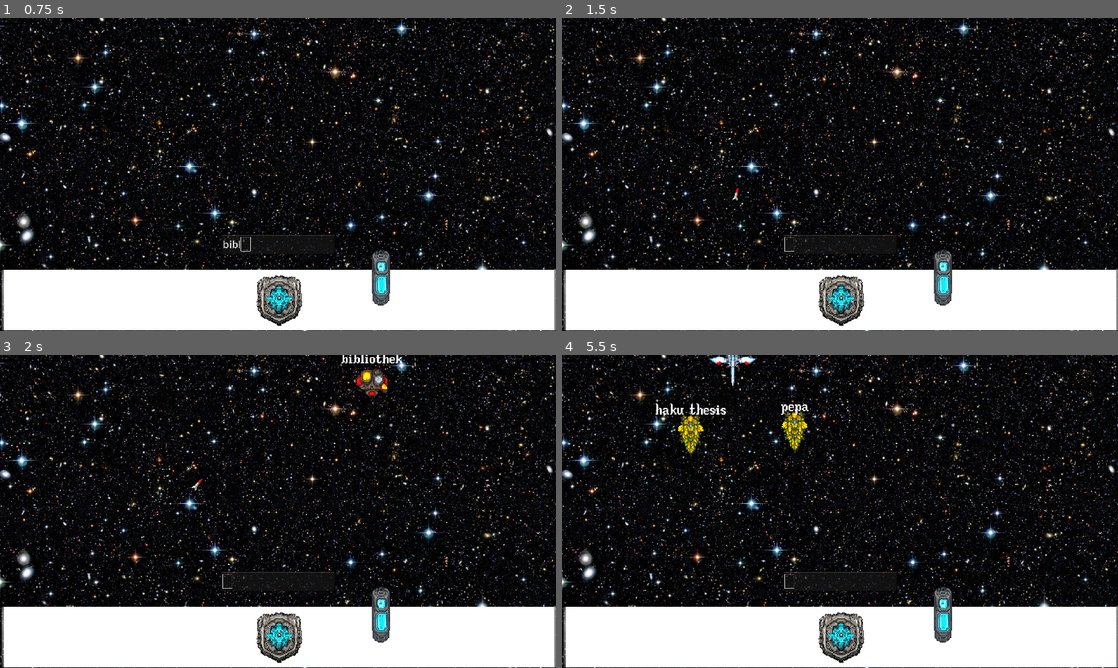
Above: before the commit, frames 1-4 (two rows, left to right).
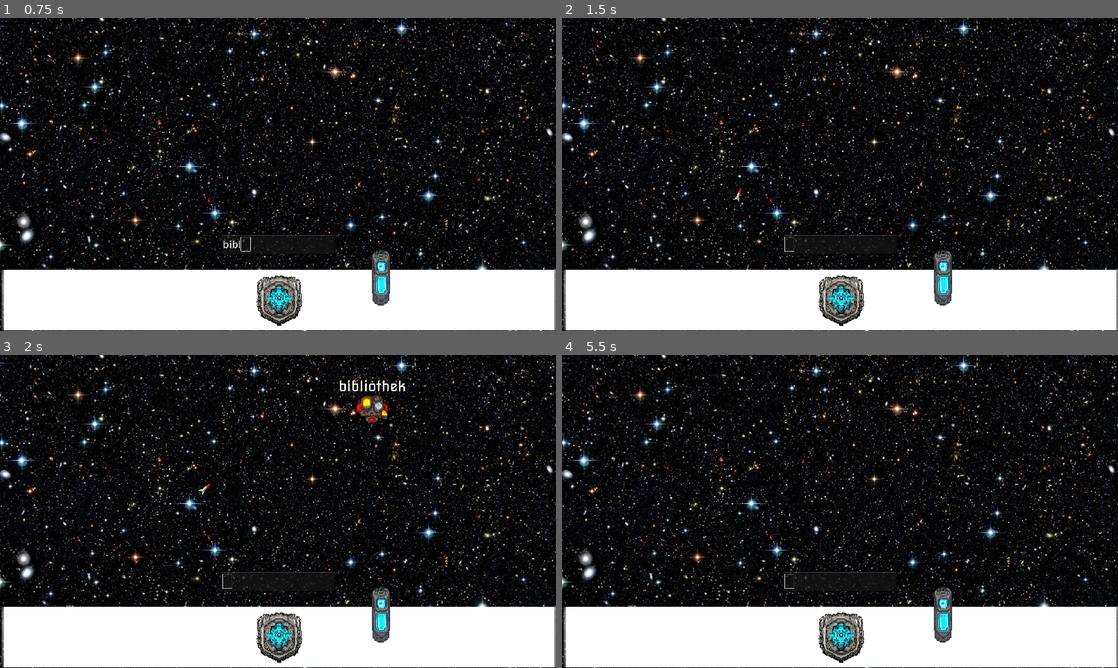
Above: after the commit, the same moments.

Repository: HephaistosForge/LinguaCaelestia
Game: Godot game, scene res://levels/main.tscn
The game is run twice, just before and just after one commit, with the same random seed, the same clock (stepped at 60 frames per second) and the same inputs.
Inputs (mouse positions are in pixels of both pictures, inside the frame that each line leads up to):
- Up to frame 1 (0.75 s): click (278, 243) at 0.52 s; type "bibliothek" at 0.6 s
- Up to frame 2 (1.5 s): no input
- Up to frame 3 (2 s): no input
- Up to frame 4 (5.5 s): no input

Frame 1 is identical in both runs. In frame 2, less than 0.1% of the frame differs, in the area x 30-33%, y 54-72%; in frame 3, 1.0%; in frame 4, 1.3%, in the area x 16-45%, y 0-33%.

Commit message:
Everyone shoots now

Diff:
--- a/controller/game_controller.gd
+++ b/controller/game_controller.gd
@@ -39,7 +39,7 @@
 	var cruiser = _random_enemy()
 	target_occupants[empty_index] = cruiser
 	cruiser.index = empty_index
-	cruiser.position = target_pos * Vector2(0, 500)
+	cruiser.position = target_pos * Vector2(0, 300)
 	cruiser.target_position = target_pos
 	add_child(cruiser)
 	cruiser.connect("enemy_typed_label", _player_launch_rocket_at)
--- a/controller/game_controller.tscn
+++ b/controller/game_controller.tscn
@@ -7,6 +7,7 @@
 script = ExtResource("1_tkqja")
 
 [node name="EnemySpawnTimer" type="Timer" parent="."]
+wait_time = 5.0
 autostart = true
 
 [node name="TextEdit" type="TextEdit" parent="."]
--- a/entities/enemies/german/cruiser.tscn
+++ b/entities/enemies/german/cruiser.tscn
@@ -9,7 +9,7 @@
 radius = 44.0
 height = 92.0
 
-[node name="Cruiser" type="Area2D"]
+[node name="GermanCruiser" type="Area2D"]
 collision_layer = 2
 collision_mask = 0
 script = ExtResource("1_dbg30")
@@ -29,3 +29,9 @@
 
 [node name="EnemyRocketLaunchPosition" parent="." instance=ExtResource("4_ld0su")]
 position = Vector2(0, 12)
+
+[node name="Timer" type="Timer" parent="."]
+wait_time = 7.286
+autostart = true
+
+[connection signal="timeout" from="Timer" to="." method="_on_timer_timeout"]
--- a/entities/enemies/german/german.gd
+++ b/entities/enemies/german/german.gd
@@ -1 +1,5 @@
 extends Ship
+
+
+func _on_timer_timeout():
+	launch_rockets(2, 0, 25, 50, 400)
--- a/entities/enemies/hawaiian/cruiser.tscn
+++ b/entities/enemies/hawaiian/cruiser.tscn
@@ -8,7 +8,7 @@
 [sub_resource type="RectangleShape2D" id="RectangleShape2D_jqkhx"]
 size = Vector2(52, 106)
 
-[node name="Cruiser" type="Area2D"]
+[node name="HawaiianCruiser" type="Area2D"]
 collision_layer = 2
 collision_mask = 0
 script = ExtResource("1_v62ki")
@@ -27,3 +27,8 @@
 
 [node name="EnemyRocketLaunchPosition" parent="." instance=ExtResource("4_ts03s")]
 position = Vector2(-1, 54)
+
+[node name="Timer" type="Timer" parent="."]
+autostart = true
+
+[connection signal="timeout" from="Timer" to="." method="_on_timer_timeout"]
--- a/entities/enemies/hawaiian/hawaiian.gd
+++ b/entities/enemies/hawaiian/hawaiian.gd
@@ -1 +1,5 @@
 extends Ship
+
+
+func _on_timer_timeout():
+	launch_rockets(0.4, 0, 50, 200, 30)
--- a/entities/enemies/latin/cruiser.tscn
+++ b/entities/enemies/latin/cruiser.tscn
@@ -30,3 +30,9 @@
 
 [node name="EnemyRocketLaunchPosition2" parent="." instance=ExtResource("4_pj5ew")]
 position = Vector2(42, 41)
+
+[node name="Timer" type="Timer" parent="."]
+wait_time = 5.429
+autostart = true
+
+[connection signal="timeout" from="Timer" to="." method="_on_timer_timeout"]
--- a/entities/enemies/latin/latin.gd
+++ b/entities/enemies/latin/latin.gd
@@ -1 +1,5 @@
 extends Ship
+
+
+func _on_timer_timeout():
+	launch_rockets(0.8, 0, 50, 200, 50)
--- a/entities/enemies/ship.gd
+++ b/entities/enemies/ship.gd
@@ -13,13 +13,15 @@
 var target_position: Vector2
 const rocket_scene = preload("res://entities/projectile/rocket/rocket.tscn")
 @onready var mothership = get_tree().get_first_node_in_group("mothership")
-@onready var projectile_targets = mothership.get_projectile_targets()
+var projectile_targets: Array
 
 signal enemy_typed_label(Area2D)
 
 func _ready():
 	hp = max_hp
 	$TypedLabel.connect("correctly_typed", _on_typed_label)
+	if is_instance_valid(mothership):
+		projectile_targets = mothership.get_projectile_targets()
 
 func reduce_hp(by):
 	hp -= by
@@ -27,16 +29,21 @@
 		destroy()
 
 func launch_rockets(size, speed, accel, max_speed, damage):
+	if not is_instance_valid(mothership):
+		return
 	var target = projectile_targets[randi() % len(projectile_targets)]
 	for child in get_children():
 		if child.is_in_group("enemy_rocket_launch_position"):
 			var rocket = rocket_scene.instantiate()
-			rocket.global_position = child.global_position
 			rocket.set_as_enemy_rocket()
+			rocket.damage = damage
 			rocket.scale = Vector2(size, size)
+			rocket.speed = speed
+			rocket.accel = accel
 			rocket.max_speed = max_speed
 			rocket.seek = target
 			add_sibling(rocket)
+			rocket.global_position = child.global_position
 			if is_instance_valid(mothership):
 				mothership.display_impact_warning(target, rocket, language)
 
--- a/entities/enemies/typed_label.gd
+++ b/entities/enemies/typed_label.gd
@@ -19,6 +19,5 @@
 	else:
 		$Typed.visible_characters = 0
 	if $Label.text == typed:
-		print_debug("hello")
 		emit_signal("correctly_typed", self)
 	return $Label.text == typed
--- a/entities/projectile/rocket/rocket.gd
+++ b/entities/projectile/rocket/rocket.gd
@@ -13,6 +13,7 @@
 var seek: Node
 var speed = 200
 var direction = Vector2(0, -1)
+var has_hit = false
 
 func set_as_enemy_rocket():
 	direction = Vector2(0, 1)
@@ -39,8 +40,9 @@
 	return is_same_or_parent_of(parent, child.get_parent())
 
 func _on_area_entered(area):
-	if is_same_or_parent_of(area, seek):
+	if is_same_or_parent_of(area, seek) and not has_hit:
 		area.reduce_hp(damage) # TODO mothership
+		has_hit = true
 		var explosion = explosion_scene.instantiate()
 		explosion.set_dir(direction)
 		explosion.position = position
--- a/ui/typed_label.tres
+++ b/ui/typed_label.tres
@@ -1,7 +1,7 @@
 [gd_resource type="LabelSettings" load_steps=2 format=3 uid="uid://ca8h6qp87k5ae"]
 
-[ext_resource type="FontFile" uid="uid://cmvj68hwvmkoa" path="res://ui/fonts/BirchLeaf.ttf" id="1_fq8b7"]
+[ext_resource type="FontFile" uid="uid://durggn5l07xfn" path="res://ui/fonts/NovaSquare-Regular.ttf" id="1_i6fdv"]
 
 [resource]
-font = ExtResource("1_fq8b7")
+font = ExtResource("1_i6fdv")
 font_size = 50
